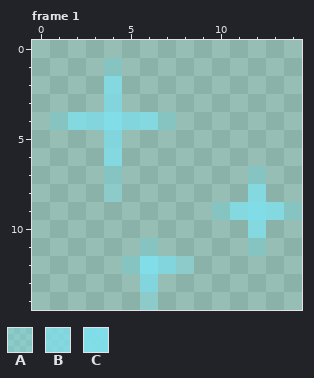
Two versions of one pixel-art file, res/fx/ice.aseprite. The first picture shows the starting point.
15x15 pixels, 4 frames. Shown: frame 1. The commit also changed other frames, which this record leaves out.
Palette (. is transparent): A #80deea66  B #80deeacc  C #80deeaf5
Now the later version:
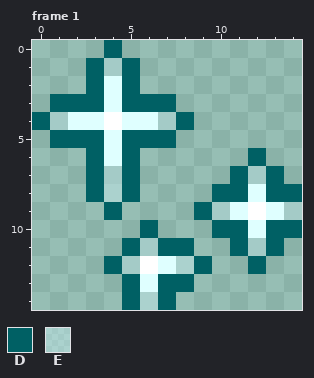
Colours new in this view: D #006064  E #cbf1f566
Change:
{"colour":"B","old":"#80deeacc","new":"#dfffff"}
{"colour":"C","old":"#80deeaf5","new":"#ffffff"}
{"where": "frame 1"}
{"frame":1,"y":0,"x":4,"old":".","new":"D"}
{"frame":1,"y":1,"x":3,"old":".A.","new":"DED"}
{"frame":1,"y":2,"x":3,"old":".","new":"D"}
{"frame":1,"y":2,"x":5,"old":".","new":"D"}
{"frame":1,"y":3,"x":1,"old":"...","new":"DDD"}
{"frame":1,"y":3,"x":5,"old":"...","new":"DDD"}
{"frame":1,"y":4,"x":0,"old":".A","new":"DE"}
{"frame":1,"y":4,"x":7,"old":"A.","new":"ED"}
{"frame":1,"y":5,"x":1,"old":"...","new":"DDD"}
{"frame":1,"y":5,"x":5,"old":"...","new":"DDD"}
{"frame":1,"y":6,"x":3,"old":".","new":"D"}
{"frame":1,"y":6,"x":5,"old":".","new":"D"}
{"frame":1,"y":6,"x":12,"old":".","new":"D"}
{"frame":1,"y":7,"x":3,"old":".A.","new":"DED"}
{"frame":1,"y":7,"x":11,"old":".A.","new":"DED"}
{"frame":1,"y":8,"x":3,"old":".A.","new":"DED"}
{"frame":1,"y":8,"x":10,"old":"..","new":"DD"}
{"frame":1,"y":8,"x":13,"old":"..","new":"DD"}
{"frame":1,"y":9,"x":4,"old":".","new":"D"}
{"frame":1,"y":9,"x":9,"old":".A","new":"DE"}
{"frame":1,"y":9,"x":14,"old":"A","new":"E"}
{"frame":1,"y":10,"x":6,"old":".","new":"D"}
{"frame":1,"y":10,"x":10,"old":"..","new":"DD"}
{"frame":1,"y":10,"x":13,"old":"..","new":"DD"}
{"frame":1,"y":11,"x":5,"old":".A..","new":"DEDD"}
{"frame":1,"y":11,"x":11,"old":".A.","new":"DED"}
{"frame":1,"y":12,"x":4,"old":".A","new":"DE"}
{"frame":1,"y":12,"x":8,"old":"A.","new":"ED"}
{"frame":1,"y":12,"x":12,"old":".","new":"D"}
{"frame":1,"y":13,"x":5,"old":".","new":"D"}
{"frame":1,"y":13,"x":7,"old":"..","new":"DD"}
{"frame":1,"y":14,"x":5,"old":".A.","new":"DED"}
{"label":"changed","picture_box":[32,40,302,310]}
